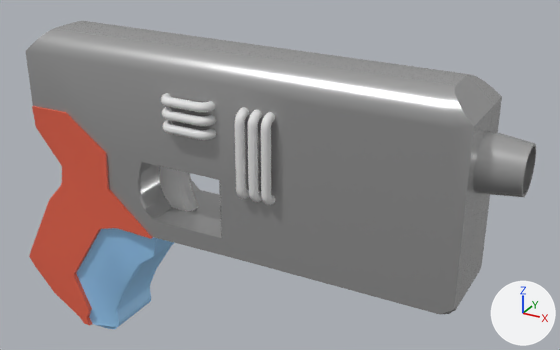
Two versions of the Blender file AssetsFiles/Weapons/SteamGun/SteamGunPistol.blend, one commit apart.
Before and after are seen from a 50 mm camera at (1.73, -2.71, 1.42) aimed at (0.16, 0.15, -0.01). The lights are fixed; the arrows at lower right show +X, +Y and +Z.
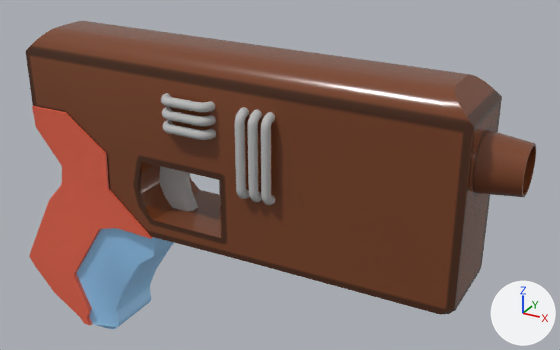
What the commit changed:
Picture 'SteamPistole_D' (img_steampistole_d) is new.
In material 'Base' (mat_base), base_color is no longer (0.5, 0.5, 0.5), grey #bcbcbc.
In material 'Base' (mat_base), metallic goes from 0.677 to 0.0.
In material 'Base' (mat_base), texture is now set to img_steampistole_d.
In material 'Base' (mat_base), roughness goes from 0.268 to 0.2.
Material 'Pipes' (mat_pipes) changes colour from white #e7e7e7 to grey #bcbcbc; in linear values from (0.8, 0.8, 0.8) to (0.5, 0.5, 0.5).
In material 'Pipes' (mat_pipes), roughness goes from 0.5 to 0.709.

What differs and where, as boxes [x1, y1, x2, y2] in the pictures (560 x 350 px):
'Cube.002', surface changed, recoloured (grey to brown): [26, 21, 536, 315] in both
